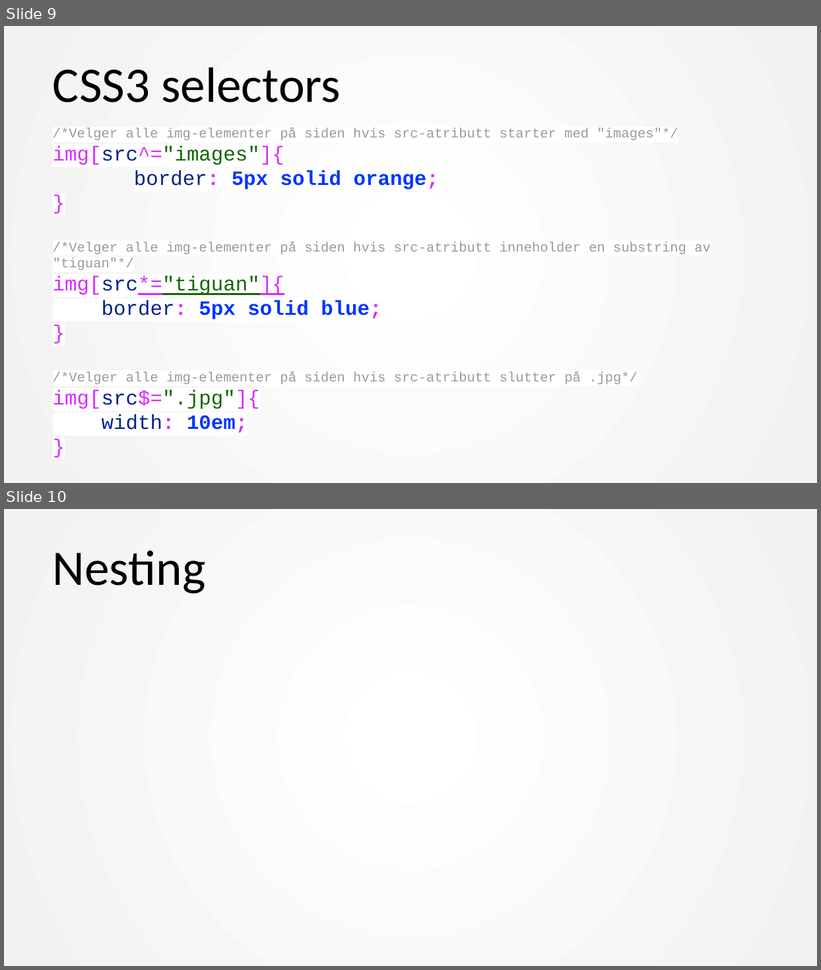
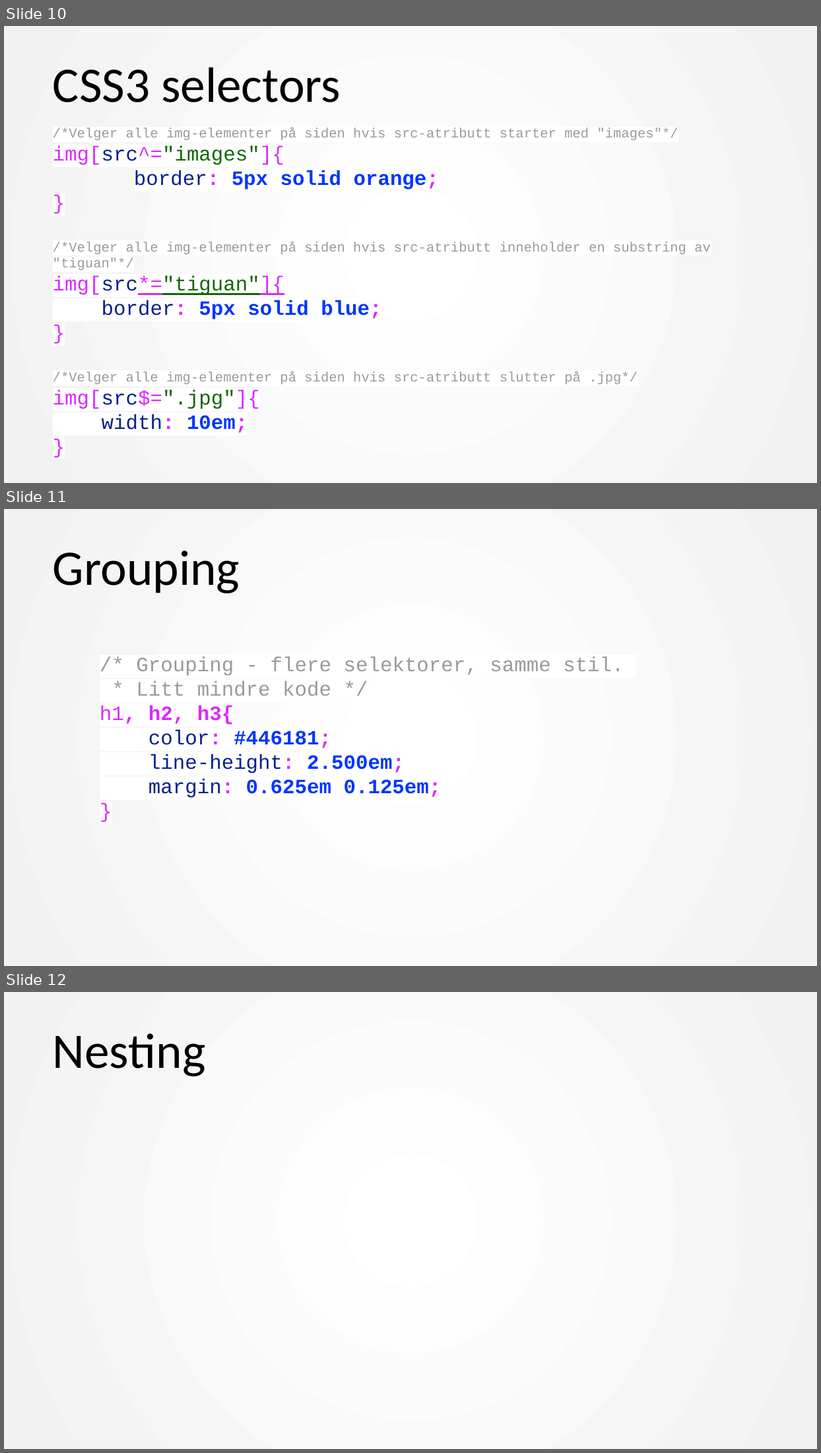
Before and after one commit to mesan/css-kurs, a slide deck: Foiler/1. CSS basic.pptx. Shown one above the other, each under a label of ours: slides 9 and 10 before the commit, slides 10, 11 and 12 after it. The pictures are 821x970 and 821x1453 pixels, drawn with LibreOffice and Linux fonts; fonts in the diff are those of the drawing. Boxes give left, top, right and bottom in pixels: in the first picture for what was removed or moved away, otherwise in the second. Text is boxed around its words. In the diff, an @@ line names an element or a change of style, - is before the commit and + after.

```diff
--- a/Foiler/1. CSS basic.pptx
+++ b/Foiler/1. CSS basic.pptx
@@ slide 11 added at <box>4,509,817,966</box>, background #FFFFFF; not listed: 1 template element that a slide beside it also shows @@
@@ title added at <box>53,551,240,593</box>, 44 pt, text #000000 @@
+Grouping
@@ text added at <box>100,657,624,798</box>, 18 pt, text #9A9A9A @@
+/* Grouping - flere selektorer, samme stil.
+* Litt mindre kode */
+h1, h2, h3{
+color: #446181;
+line-height: 2.500em;
+margin: 0.625em 0.125em;
+}
@@ what was slide 9 is now slide 10 @@
@@ what was slide 10 is now slide 12 @@
```
Also in this commit, not shown: 1 slide changed, 1 other slide added, 1 slide removed.
